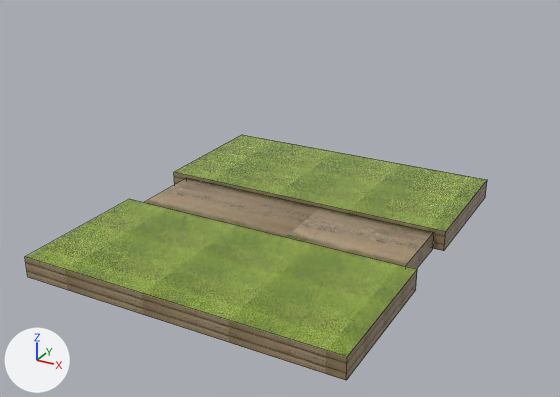
Two versions of the FBX model twentysixteen/data/models/scenetest.fbx, one commit apart.
Before and after are seen from a 50 mm lens placed at (23.1, -41.5, 28.7), pointed at (-1.5, 3.2, 6.4). Every picture has the same lights, and +X, +Y and +Z are marked at lower left. Mesh edges are drawn as thin lines. Where no turn or scale is listed for an object, it has been applied to the vertices.
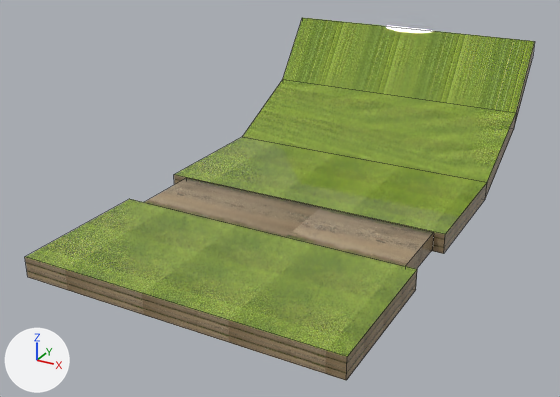
Boxes (x1, y1, x2, y2) around the edits, measured in the pictures (560 x 397 px):
'Mesh (3)', reshaped, moved (15% wider, 103% taller): before (174, 135, 487, 251); after (174, 17, 535, 254)
part 1 of me_mesh_001, built on (green): after (242, 17, 535, 199)

What the commit changed:
me_mesh_001 is used by ob_mesh__3; location (0.15, 8.05, 5.35).
me_mesh_001 had 8 vertices, 6 faces and spanned x -10.8..10.6, y -5.1..5.0, z 0.0..1.4.
me_mesh_001 now has 16 vertices, 14 faces and spans x -10.8..10.6, y -5.1..16.1, z 0.0..9.8.
Part 1, on me_mesh_001:
1 face is deleted.
8 vertices are added at x -10.8..10.6, y 12.3..16.1, z 3.4..9.8.
7 new faces join them, mat_road (picture img_dirt_road_jpg).
2 new faces join them, mat_grass (picture img_grass_jpg).
Object 'Mesh (3)' (ob_mesh__3) moves from (0.15, 8.05, 5.35) to (0.15, 8.05, 5.15).
